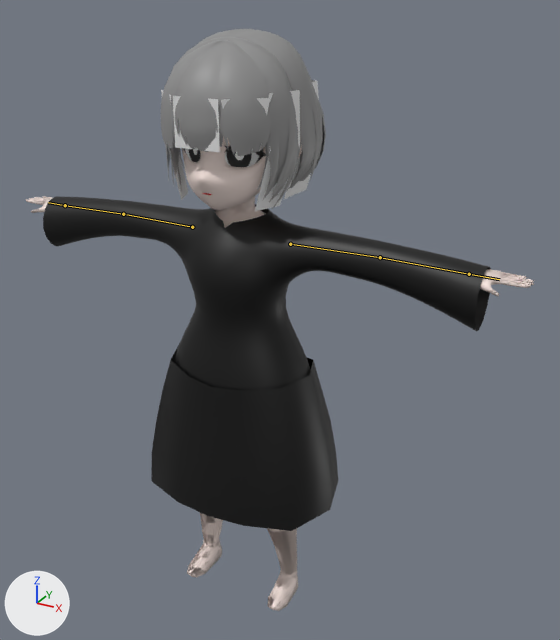
The FBX model 이현수/제작 에셋/uasset/Charactor.fbx, before and after one commit.
The view is the same before and after, from a camera (50 mm lens) standing at (0.812, -1.286, 1.368) and looking at (0.06, 0.082, 0.684). Lighting does not change. The marker at lower left points along +X, +Y and +Z. The older version comes first. The bones that change are drawn over the model as lines.

Objects in the first picture: 'Body', 'Cloth', 'HairBack', 'HairBang', 'HairFront', 'HairFront.001', 'Head', 'WeightTransferBody', 'WeightTransferHairSide', 'WeightTransferHem' and 4 more.
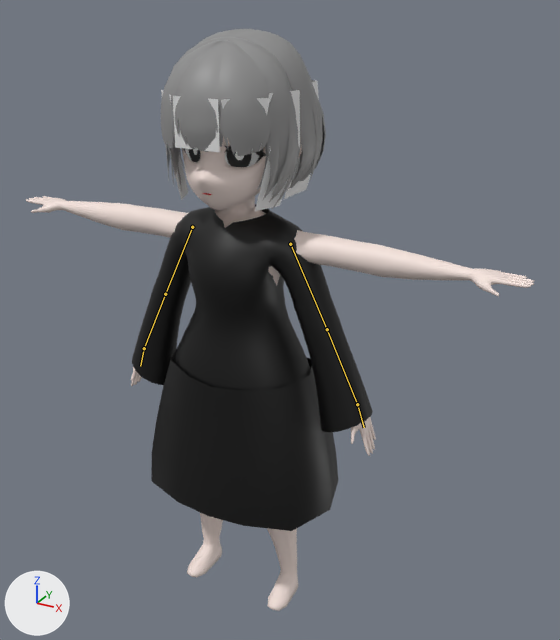
The newer file adds an action. The first version stands in its rest pose; the second is drawn at frame 1 of the action 'Armature|02Idle'.

What the commit changed:
Bone 'UpperArm.R' (bone_upperarm_r) turns from (0, 0, 0) to (-1, 0, 64) degrees about its own x, y and z.
Bone 'LowerArm.R' (bone_lowerarm_r) turns from (0, 0, 0) to (-2, 0, -1) degrees about its own x, y and z.
Bone 'Hand.R' (bone_hand_r) turns from (0, 0, 0) to (0, -1, 9) degrees about its own x, y and z.
Bone 'UpperArm.L' (bone_upperarm_l) turns from (0, 0, 0) to (-1, 0, -64) degrees about its own x, y and z.
Bone 'LowerArm.L' (bone_lowerarm_l) turns from (0, 0, 0) to (-2, 0, 1) degrees about its own x, y and z.
Bone 'Hand.L' (bone_hand_l) turns from (0, 0, 0) to (1, 1, -9) degrees about its own x, y and z.

What differs and where, as boxes (x1, y1, x2, y2) in the pictures (560 x 640 px):
'Cloth', posed
    before: (43, 196, 491, 390)
    after: (132, 204, 373, 432)
'Body', posed (52% narrower)
    before: (26, 196, 534, 611)
    after: (131, 197, 376, 611)
'WeightTransferBody', unchanged, uncovered by the edit
    before: (26, 196, 534, 610)
    after: (26, 196, 534, 597)
bone 'UpperArm.R', root to tip
    before: (192, 227) to (123, 214)
    after: (192, 227) to (165, 294)
bone 'LowerArm.R', root to tip
    before: (123, 214) to (65, 205)
    after: (165, 294) to (144, 348)
bone 'Hand.R', root to tip
    before: (65, 205) to (48, 202)
    after: (144, 348) to (140, 366)
bone 'UpperArm.L', root to tip
    before: (290, 244) to (380, 257)
    after: (290, 244) to (327, 329)
bone 'LowerArm.L', root to tip
    before: (380, 257) to (469, 274)
    after: (327, 329) to (357, 404)
bone 'Hand.L', root to tip
    before: (469, 274) to (499, 279)
    after: (357, 404) to (364, 427)
